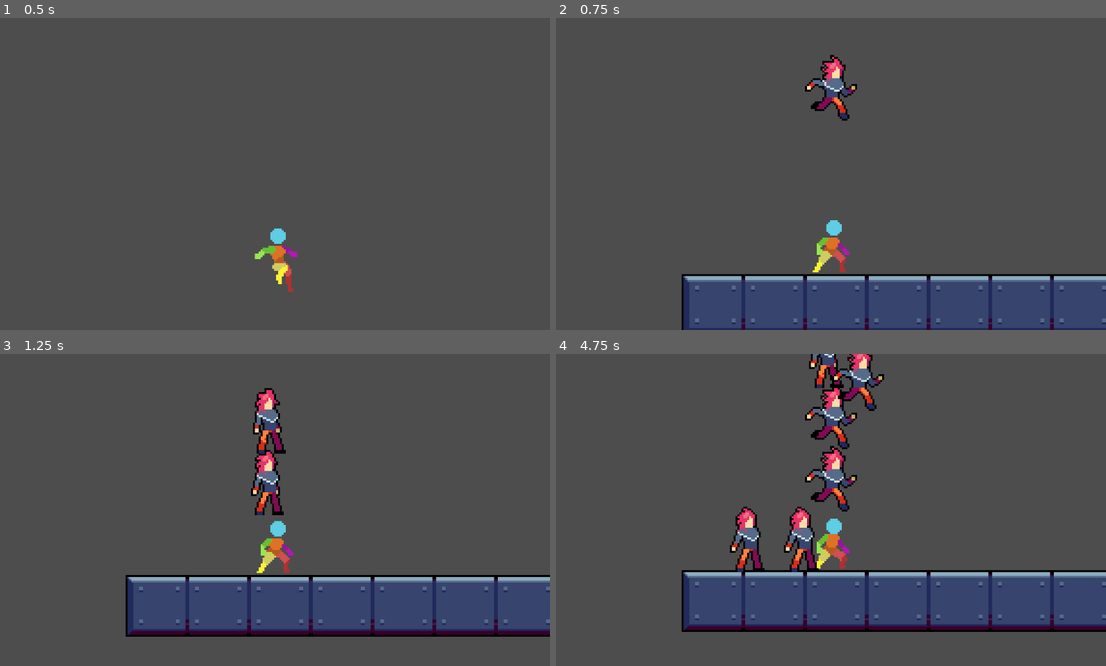
Above: before the commit, frames 1-4 (two rows, left to right).
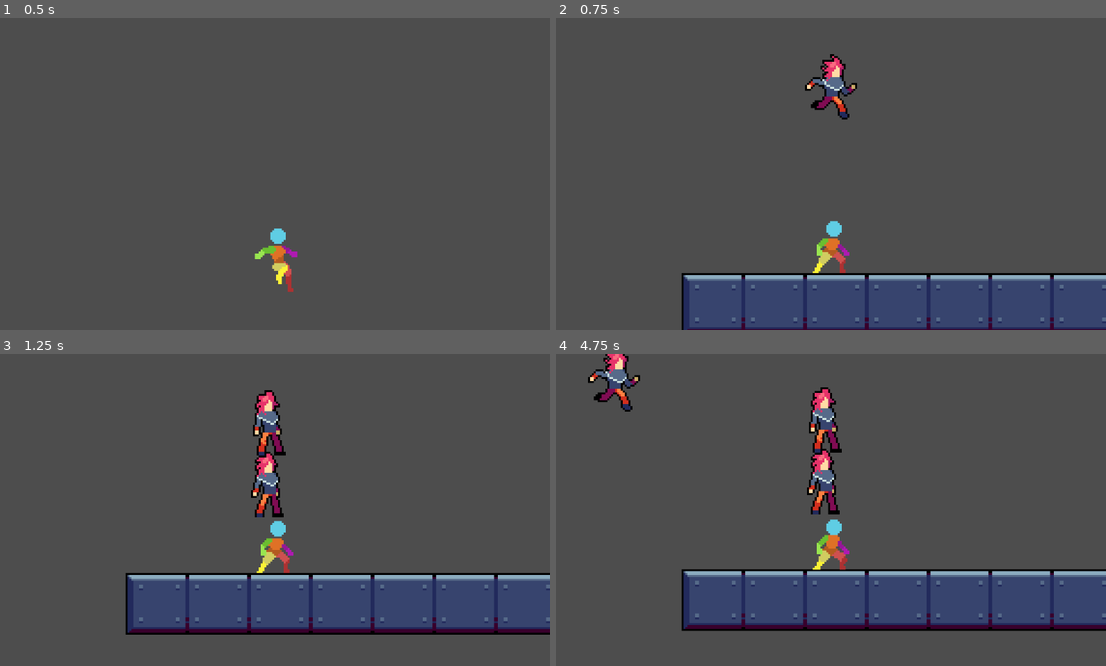
Above: after the commit, the same moments.

Repository: humphriesa02/LocalCoopGodot
Game: Godot game, scene res://Scenes/world.tscn
The game is run twice, just before and just after one commit, with the same random seed, the same clock (stepped at 60 frames per second) and the same inputs.
Inputs:
- Up to frame 1 (0.5 s): no input
- Up to frame 2 (0.75 s): tap Enter (ui_accept) at 0.5 s
- Up to frame 3 (1.25 s): tap Enter (ui_accept) at 0.77 s
- Up to frame 4 (4.75 s): tap Enter (ui_accept) at 1.52, 3.02, 3.77, 4.52 s

Frame 1 is identical in both runs. In frame 2, 2.3% of the frame differs, in the area x 22-100%, y 11-100%; in frame 3, 5.0%; in frame 4, 7.8%, in the area x 5-100%, y 0-90%.

Commit message:
crouch

Diff:
--- a/Scenes/Player/PlayerTemplate/player_template.tscn
+++ b/Scenes/Player/PlayerTemplate/player_template.tscn
@@ -497,15 +497,15 @@
 
 [sub_resource type="CapsuleShape2D" id="CapsuleShape2D_knhff"]
 radius = 7.0
-height = 32.0
 
 [node name="Player" type="CharacterBody2D"]
 script = ExtResource("1_1os1x")
 
 [node name="AnimatedSprite2D" type="AnimatedSprite2D" parent="."]
+z_index = 1
 sprite_frames = SubResource("SpriteFrames_ub53l")
-animation = &"crouch_run"
-frame_progress = 0.458832
+animation = &"idle"
+frame_progress = 0.176155
 
 [node name="CollisionShape2D" type="CollisionShape2D" parent="."]
 shape = SubResource("CapsuleShape2D_knhff")
--- a/Scenes/world.tscn
+++ b/Scenes/world.tscn
@@ -345,11 +345,6 @@
 [node name="World" type="Node" parent="."]
 script = ExtResource("2_ko82p")
 
-[node name="Player" parent="World" instance=ExtResource("3_4il7o")]
-
-[node name="RemoteTransform2D2" type="RemoteTransform2D" parent="World/Player"]
-remote_path = NodePath("../../Camera2D")
-
 [node name="TileMap" type="TileMap" parent="World"]
 position = Vector2(116, 45)
 tile_set = SubResource("TileSet_f5e06")
@@ -357,6 +352,11 @@
 layer_0/name = "Ground"
 layer_0/tile_data = PackedInt32Array(196605, 65537, 6, 196606, 65537, 6, 196607, 65537, 6, 131072, 65537, 6, 131073, 65 …(292 unchanged characters)…
 
+[node name="Player" parent="World" instance=ExtResource("3_4il7o")]
+
+[node name="RemoteTransform2D2" type="RemoteTransform2D" parent="World/Player"]
+remote_path = NodePath("../../Camera2D")
+
 [node name="Camera2D" type="Camera2D" parent="World"]
 process_callback = 0
 position_smoothing_enabled = true
--- a/Scripts/StateMachine/PlayerStates/idle.gd
+++ b/Scripts/StateMachine/PlayerStates/idle.gd
@@ -23,6 +23,8 @@
 			player.animated_sprite.play("idle")
 			is_crouching = false
 
+	var input_direction_x = player.get_input_direction()
+
 	if Input.is_action_just_pressed("up"+str(player.player_id)):
 		# As we'll only have one air state for both jump and fall, we use the `msg` dictionary
 		# to tell the next state that we want to jump.
@@ -31,8 +33,11 @@
 		is_crouching = true
 	elif Input.is_action_just_pressed("attack"+str(player.player_id)):
 		state_machine.transition_to("Attack", {idle = true})
-	elif Input.is_action_pressed("left"+str(player.player_id)) or Input.is_action_pressed("right"+str(player.player_id)):
-		state_machine.transition_to("Run")
+	elif not is_equal_approx(input_direction_x, 0.0):
+		if is_crouching:
+			state_machine.transition_to("Run", {is_crouching = true})
+		else:
+			state_machine.transition_to("Run")
 
 func physics_update(delta: float) -> void:
 	player.apply_gravity(delta)
--- a/Scripts/StateMachine/PlayerStates/run.gd
+++ b/Scripts/StateMachine/PlayerStates/run.gd
@@ -4,7 +4,11 @@
 
 func enter(_msg := {}) -> void:
 	# We must declare all the properties we access through `owner` in the `Player.gd` script.
-	player.animated_sprite.play("run")
+	if _msg.has("is_crouching"):
+		is_crouching = true
+		player.animated_sprite.play("crouch_run")
+	else:
+		player.animated_sprite.play("run")
 
 func physics_update(delta: float) -> void:
 	# Notice how we have some code duplication between states. That's inherent to the pattern,
